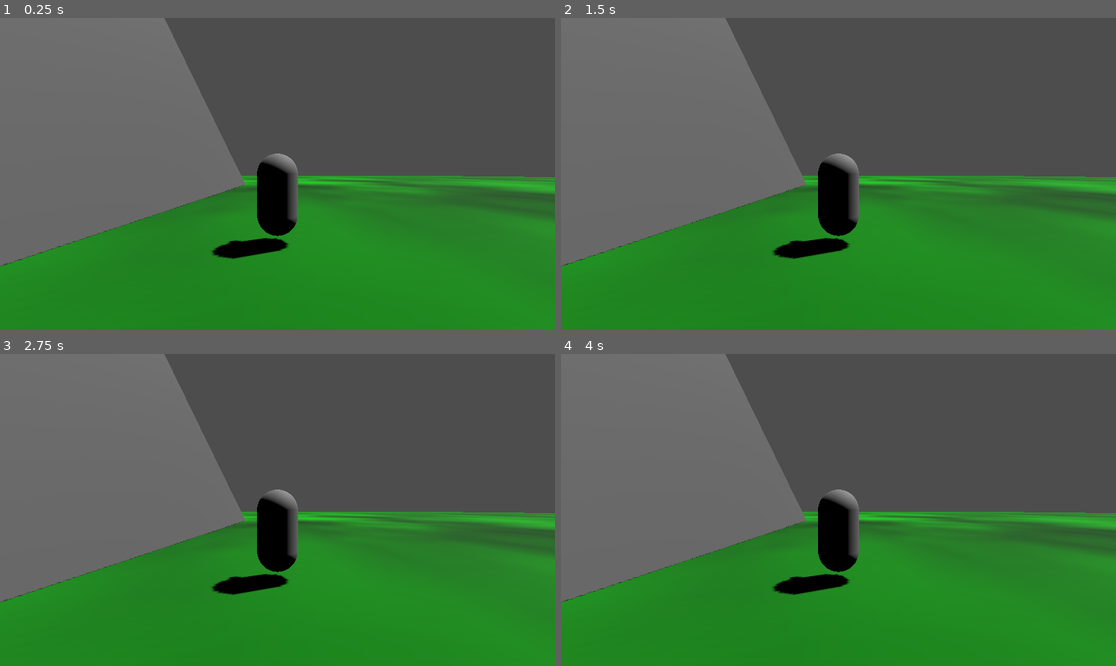
Above: before the commit, frames 1-4 (two rows, left to right).
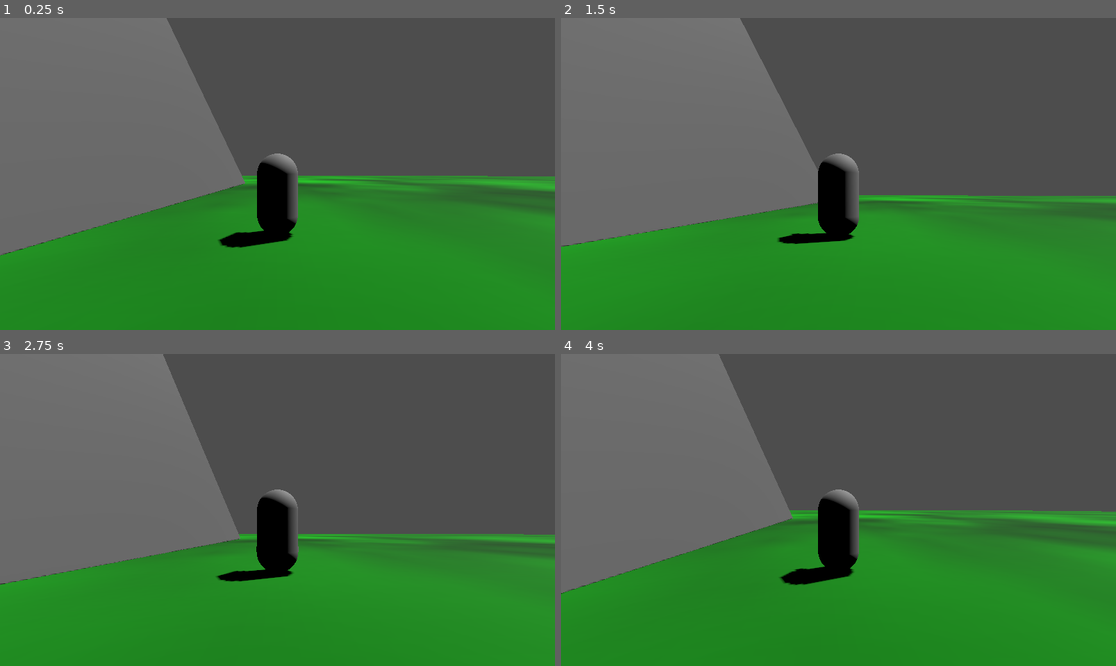
Above: after the commit, the same moments.

Repository: Erandium/Demo-Godot4-GenericStateMachineCharacterController
Game: Godot game, scene res://Code/game_manager.tscn
Same seed, same stepped clock (60 frames per second), same inputs: the game is played once before the commit and once after it.
Inputs (mouse positions are in pixels of both pictures, inside the frame that each line leads up to):
- Up to frame 1 (0.25 s): no input
- Up to frame 2 (1.5 s): tap Enter at 0.5 s; move the mouse to (866, 174) at 0.52 s; hold D (player_movement_right) 0.53-1.28 s; tap Down (camera_movement_down) at 0.6 s; tap Space (player_movement_jump) at 0.77, 1.25 s; move the mouse to (810, 174) at 1.27 s; hold S (player_movement_back) from 1.28 s (still down); tap Left (camera_movement_left) at 1.35 s
- Up to frame 3 (2.75 s): tap Space (player_movement_jump) at 1.52 s; tap Enter at 2 s; move the mouse to (288, 503) at 2.02 s; release S (player_movement_back) at 2.03 s; hold D (player_movement_right) from 2.03 s (still down); tap Right (camera_movement_right) at 2.1 s
- Up to frame 4 (4 s): tap Space (player_movement_jump) at 2.75, 3.02, 3.77 s; move the mouse to (832, 516) at 2.77 s; tap Up (camera_movement_up) at 2.85 s; tap Enter at 3.5 s; move the mouse to (877, 513) at 3.52 s; release D (player_movement_right) at 3.53 s; hold Q (player_movement_left) from 3.53 s (still down); tap G (camera_toggle) at 3.6 s

The runs differ from the first frame. In frame 1, 2.2% of the frame differs, in the area x 0-100%, y 0-80%; in frame 2, 7.9%; in frame 3, 7.0%; in frame 4, 3.8%.
Error before the commit: Parse Error: Could not resolve external class member "script". (res://Code/GenericStatemachine/GenericCharacter3DStateManager.gd:42)
Error after the commit: Trying to assign an array of type "Array" to a variable of type "Array[String]". (res://Code/GenericStatemachine/Conditions/Character3DCondition_InputSetPresse…

Commit message:
correct override issues + correct demo Json + add project loading step in readme

Diff:
--- a/Code/GenericStatemachine/GenericCharacter3DStateManager.gd
+++ b/Code/GenericStatemachine/GenericCharacter3DStateManager.gd
@@ -39,7 +39,7 @@
 	#generate the node for the state machine
 	for state in stateResourceList:
 		var node : Node = Node.new()
-		node.set_script(state.script)
+		node.set_script(state.stateScript)
 		(node as BaseCharacter3DState).entity = entity
 		(node as BaseCharacter3DState).SetStateData(state)
 		add_child(node)
@@ -98,6 +98,11 @@
 				stateResource.stateName = stateName
 				stateResource.FromJson(stateData)
 				stateList.append(stateResource)
+			"climb":
+				var stateResource := Character3DStateResourceClimb.new()
+				stateResource.stateName = stateName
+				stateResource.FromJson(stateData)
+				stateList.append(stateResource)
 			"jumpAcceleration":
 				var stateResource := Character3DStateResourceJumpAcceleration.new()
 				stateResource.stateName = stateName
--- a/Code/GenericStatemachine/StateResources/BaseCharacter3DStateResource.gd
+++ b/Code/GenericStatemachine/StateResources/BaseCharacter3DStateResource.gd
@@ -10,11 +10,11 @@
 @export var nextStateConditionList : Array[Character3DStateChangeValidator] = []
 
 ##Script to add to the node when creating the state machine
-var script
+var stateScript
 
 func _init() -> void:
 	#assign the corresponding script
-	script = load("res://Code/GenericStatemachine/States/BaseCharacter3DState.gd")
+	stateScript = load("res://Code/GenericStatemachine/States/BaseCharacter3DState.gd")
 
 ##Load data from json
 func FromJson(data : Dictionary) -> void:
--- a/Code/GenericStatemachine/StateResources/Character3DStateResource_Air_Acceleration.gd
+++ b/Code/GenericStatemachine/StateResources/Character3DStateResource_Air_Acceleration.gd
@@ -15,7 +15,7 @@
 
 
 func _init() -> void:
-	script = load("res://Code/GenericStatemachine/States/Character3DState_Air_Acceleration.gd")
+	stateScript = load("res://Code/GenericStatemachine/States/Character3DState_Air_Acceleration.gd")
 
 func FromJson(data : Dictionary) -> void:
 	super.FromJson(data)
--- a/Code/GenericStatemachine/StateResources/Character3DStateResource_Air_Velocity.gd
+++ b/Code/GenericStatemachine/StateResources/Character3DStateResource_Air_Velocity.gd
@@ -8,7 +8,7 @@
 @export var gravityAcceleration : float = 9.8
 
 func _init() -> void:
-	script = load("res://Code/GenericStatemachine/States/Character3DState_Air_Velocity.gd")
+	stateScript = load("res://Code/GenericStatemachine/States/Character3DState_Air_Velocity.gd")
 
 func FromJson(data : Dictionary) -> void:
 	super.FromJson(data)
--- a/Code/GenericStatemachine/StateResources/Character3DStateResource_Climb.gd
+++ b/Code/GenericStatemachine/StateResources/Character3DStateResource_Climb.gd
@@ -9,7 +9,7 @@
 
 
 func _init() -> void:
-	script = load("res://Code/GenericStatemachine/States/Character3DState_Climb.gd")
+	stateScript = load("res://Code/GenericStatemachine/States/Character3DState_Climb.gd")
 
 func FromJson(data : Dictionary) -> void:
 	super.FromJson(data)
--- a/Code/GenericStatemachine/StateResources/Character3DStateResource_Idle.gd
+++ b/Code/GenericStatemachine/StateResources/Character3DStateResource_Idle.gd
@@ -3,4 +3,4 @@
 ##State resource: Idle
 
 func _init() -> void:
-	script = load("res://Code/GenericStatemachine/States/Character3DState_Idle.gd")
+	stateScript = load("res://Code/GenericStatemachine/States/Character3DState_Idle.gd")
--- a/Code/GenericStatemachine/StateResources/Character3DStateResource_Jump_Acceleration.gd
+++ b/Code/GenericStatemachine/StateResources/Character3DStateResource_Jump_Acceleration.gd
@@ -33,7 +33,7 @@
 @export var friction : float = 0
 
 func _init() -> void:
-	script = load("res://Code/GenericStatemachine/States/Character3DState_Jump_Acceleration.gd")
+	stateScript = load("res://Code/GenericStatemachine/States/Character3DState_Jump_Acceleration.gd")
 
 func FromJson(data : Dictionary) -> void:
 	super.FromJson(data)
--- a/Code/GenericStatemachine/StateResources/Character3DStateResource_Jump_Velocity.gd
+++ b/Code/GenericStatemachine/StateResources/Character3DStateResource_Jump_Velocity.gd
@@ -27,7 +27,7 @@
 @export var gravityAcceleration : float = 9.8
 
 func _init() -> void:
-	script = load("res://Code/GenericStatemachine/States/Character3DState_Jump_Velocity.gd")
+	stateScript = load("res://Code/GenericStatemachine/States/Character3DState_Jump_Velocity.gd")
 
 func FromJson(data : Dictionary) -> void:
 	super.FromJson(data)
--- a/Code/GenericStatemachine/StateResources/Character3DStateResource_Walk_Acceleration.gd
+++ b/Code/GenericStatemachine/StateResources/Character3DStateResource_Walk_Acceleration.gd
@@ -10,7 +10,7 @@
 @export var friction : float = 0
 
 func _init() -> void:
-	script = load("res://Code/GenericStatemachine/States/Character3DState_Walk_Acceleration.gd")
+	stateScript = load("res://Code/GenericStatemachine/States/Character3DState_Walk_Acceleration.gd")
 
 func FromJson(data : Dictionary) -> void:
 	super.FromJson(data)
--- a/Code/GenericStatemachine/StateResources/Character3DStateResource_Walk_Velocity.gd
+++ b/Code/GenericStatemachine/StateResources/Character3DStateResource_Walk_Velocity.gd
@@ -6,7 +6,7 @@
 @export var speed : float = 0
 
 func _init() -> void:
-	script = load("res://Code/GenericStatemachine/States/Character3DState_Walk_Velocity.gd")
+	stateScript = load("res://Code/GenericStatemachine/States/Character3DState_Walk_Velocity.gd")
 
 func FromJson(data : Dictionary) -> void:
 	super.FromJson(data)
--- a/Code/Player/player.tscn
+++ b/Code/Player/player.tscn
@@ -33,6 +33,7 @@
 minVerticalAngle = -40.0
 
 [node name="GenericStateManager" parent="." instance=ExtResource("2_mbbaj")]
+dataSource = 0
 stateMachineFilePath = "res://Data/StateMachines/Player.json"
 stateMachineResource = ExtResource("4_lnx07")
 
--- a/Data/StateMachines/Player.json
+++ b/Data/StateMachines/Player.json
@@ -157,8 +157,12 @@
                 "nextState": "idle",
                 "condition": {
                     "conditionType": "maxSpeed",
-                    "maxSpeed": 8,
-                    "axe": "zx"
+                    "speedLimit": 8,
+                    "axeWeight": {
+                        "x": 1,
+                        "y": 0,
+                        "z": 1
+                    }
                 }
             }
         ]
Not shown, changed: README.md
